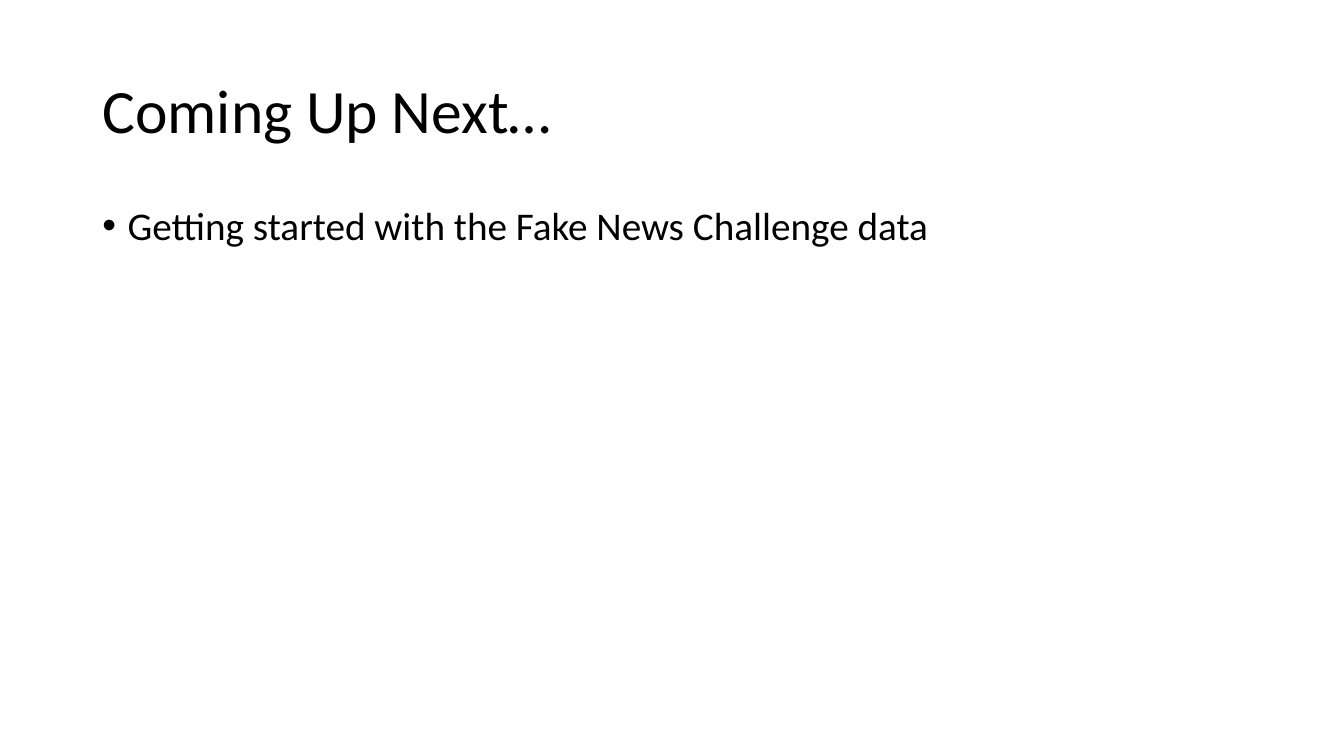
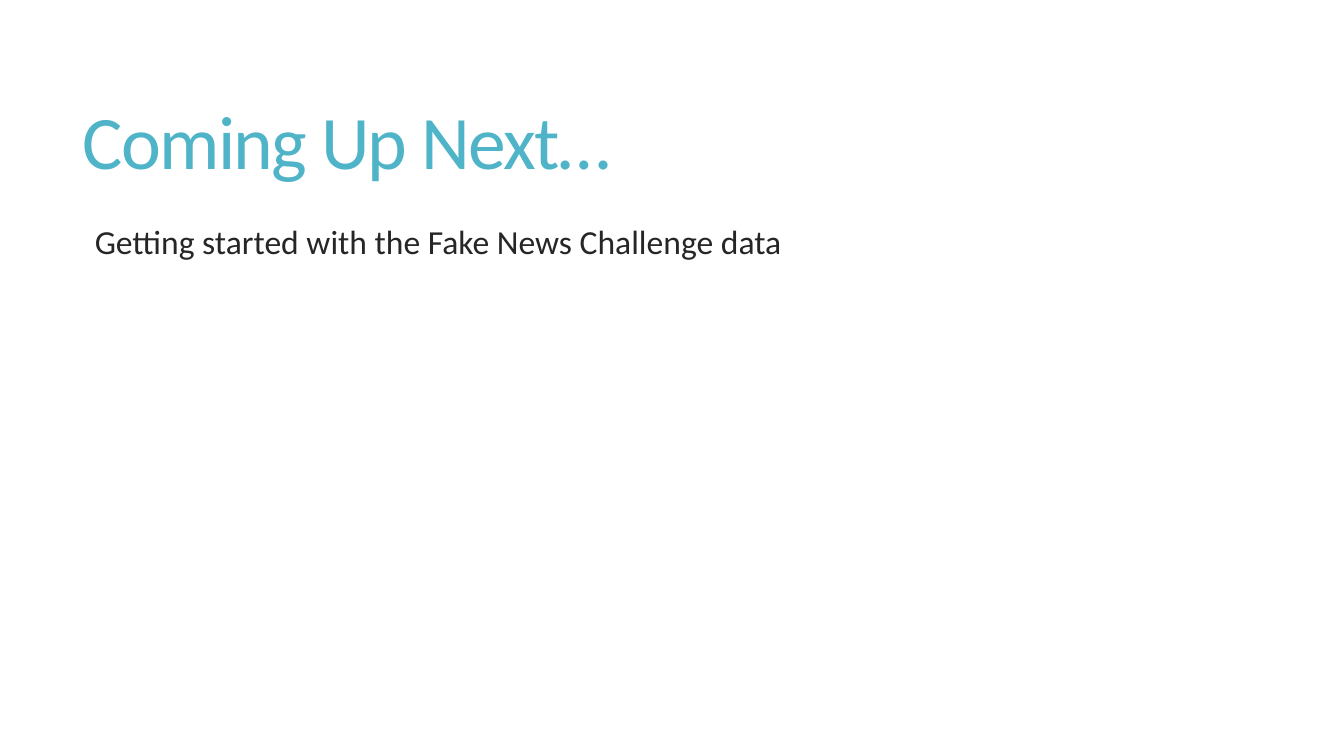
Before and after one commit to cchen23/AI4ALL_NLP, a slide deck: slide 1 of Slides/Day2_LoadingTheData.pptx. Drawn at 1344x756 pixels with LibreOffice and Linux fonts; fonts in the diff are those of the drawing. Boxes give left, top, right and bottom in pixels: in the first picture for what was removed or moved away, otherwise in the second. Text is boxed around its words. In the diff, an @@ line names an element or a change of style, - is before the commit and + after.

```diff
--- a/Slides/Day2_LoadingTheData.pptx
+++ b/Slides/Day2_LoadingTheData.pptx
@@ title "Coming Up Next…" moved from (x1=102, y1=90, x2=551, y2=144) to (x1=83, y1=117, x2=610, y2=182) @@
@@ title "Coming Up Next…" at (x1=83, y1=117, x2=610, y2=182): size 44 to 54 pt, text colour #000000 to #50B4C8, letter spacing 0 to -1.2 pt; line spacing 0.9 to 0.85 @@
@@ text "Getting started with the Fake ..." moved from (x1=128, y1=212, x2=928, y2=247) to (x1=95, y1=230, x2=781, y2=260) @@
@@ text "Getting started with the Fake ..." at (x1=95, y1=230, x2=781, y2=260): size 28 to 24 pt, text colour #000000 to #262626; bullet • to  ; line spacing 0.9 to 0.85; more space between paragraphs @@
```
Also in this commit, not shown: 12 other slides changed, 17 other files.
